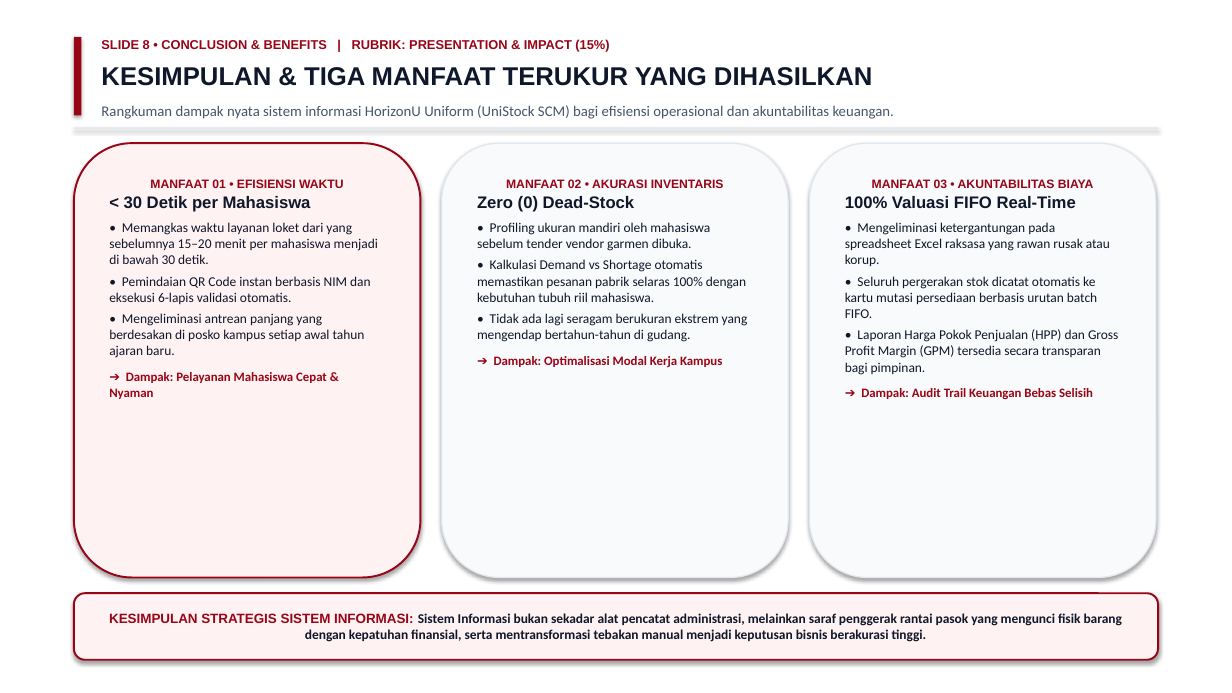
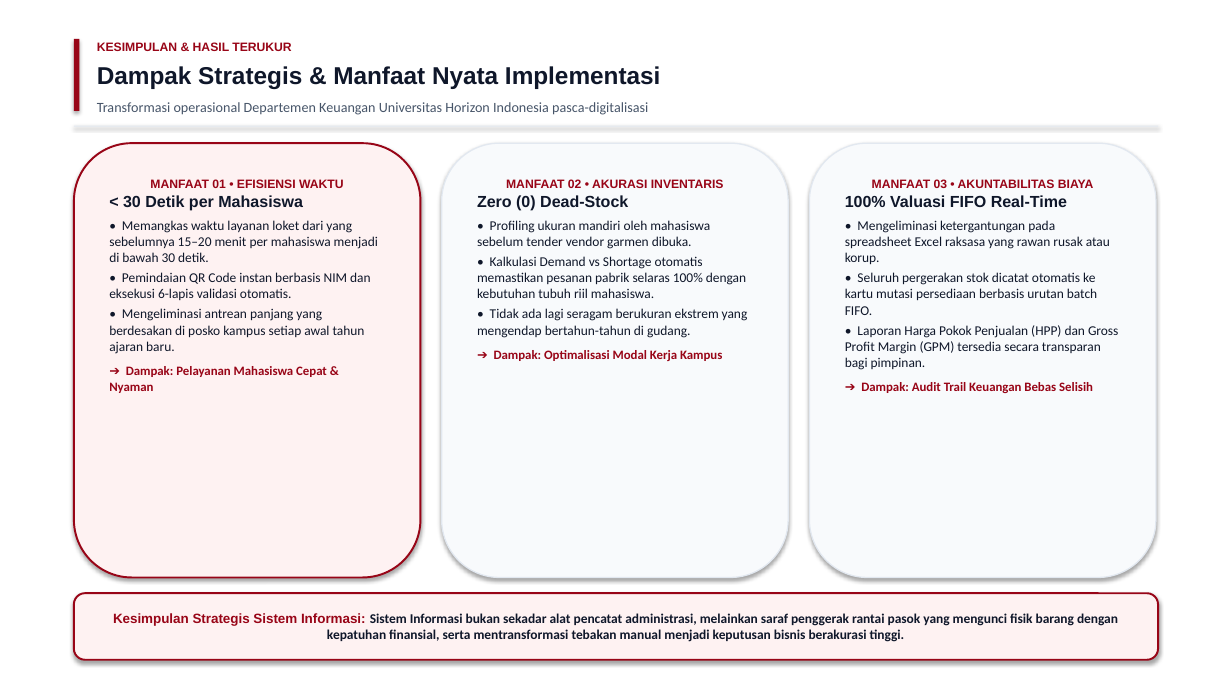
Before and after one commit to hildan-anugrah/tectnospark, a slide deck: slide 8 of HorizonU_Uniform_UniStock_SCM_Presentasi_Technospark.pptx. Drawn at 1232x693 pixels with LibreOffice and Linux fonts; fonts in the diff are those of the drawing. Boxes give left, top, right and bottom in pixels: in the first picture for what was removed or moved away, otherwise in the second. Text is boxed around its words. In the diff, an @@ line names an element or a change of style, - is before the commit and + after.

Commit message:
refactor: clean presentation UI with Tailwind CSS, remove academic rubrics, executive styling

```diff
--- a/HorizonU_Uniform_UniStock_SCM_Presentasi_Technospark.pptx
+++ b/HorizonU_Uniform_UniStock_SCM_Presentasi_Technospark.pptx
@@ rectangle: place and size @@
-rectangle at (74, 37, 81, 116)
+rectangle at (74, 39, 79, 111)
@@ text at (97, 42, 291, 51): text changed; size 10 to 9.5 pt @@
-SLIDE 8 • CONCLUSION & BENEFITS | RUBRIK: PRESENTATION & IMPACT (15%)
+KESIMPULAN & HASIL TERUKUR
@@ text at (97, 66, 660, 89): text changed; size 20 to 19 pt @@
-KESIMPULAN & TIGA MANFAAT TERUKUR YANG DIHASILKAN
+Dampak Strategis & Manfaat Nyata Implementasi
@@ text at (97, 102, 648, 115): text changed; size 11.5 to 11 pt @@
-Rangkuman dampak nyata sistem informasi HorizonU Uniform (UniStock SCM) bagi efisiensi operasional dan akuntabilitas keuangan.
+Transformasi operasional Departemen Keuangan Universitas Horizon Indonesia pasca-digitalisasi
@@ text in rounded rectangle at (109, 195, 378, 354): size 13 to 12.5 pt in "< 30 Detik per Mahasiswa"; less space between paragraphs @@
@@ text in rounded rectangle at (477, 195, 748, 338): size 13 to 12.5 pt in "Zero (0) Dead-Stock"; less space between paragraphs @@
@@ text in rounded rectangle at (845, 195, 1118, 370): size 13 to 12.5 pt in "100% Valuasi FIFO Real-Time"; less space between paragraphs @@
@@ text in rounded rectangle at (113, 613, 1118, 642): text changed @@
-KESIMPULAN STRATEGIS SISTEM INFORMASI: Sistem Informasi bukan sekadar alat pencatat administrasi, melainkan saraf penggerak rantai pasok yang mengunci fisik barang dengan kepatuhan finansial, serta mentransformasi tebakan manual menjadi keputusan bisnis berakurasi tinggi.
+Kesimpulan Strategis Sistem Informasi: Sistem Informasi bukan sekadar alat pencatat administrasi, melainkan saraf penggerak rantai pasok yang mengunci fisik barang dengan kepatuhan finansial, serta mentransformasi tebakan manual menjadi keputusan bisnis berakurasi tinggi.
```
Also in this commit, not shown: 7 other slides changed, 2 other files.
